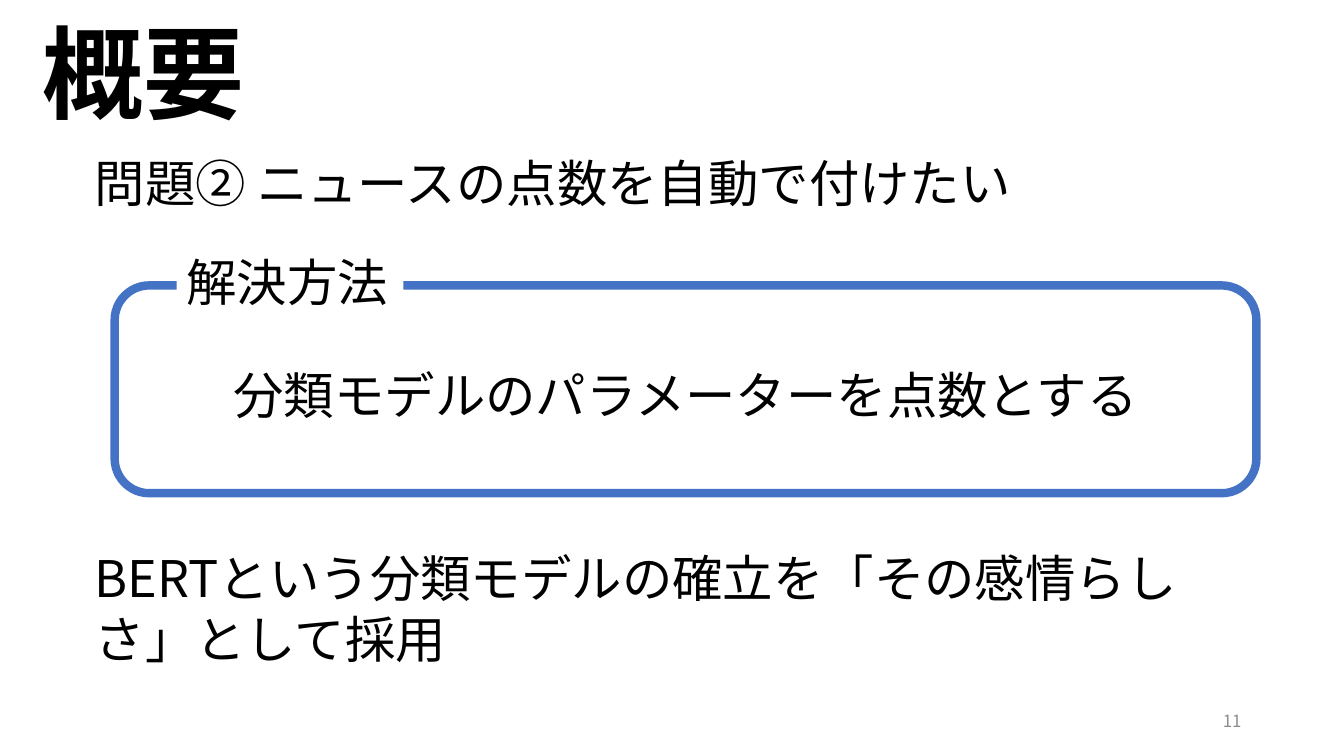
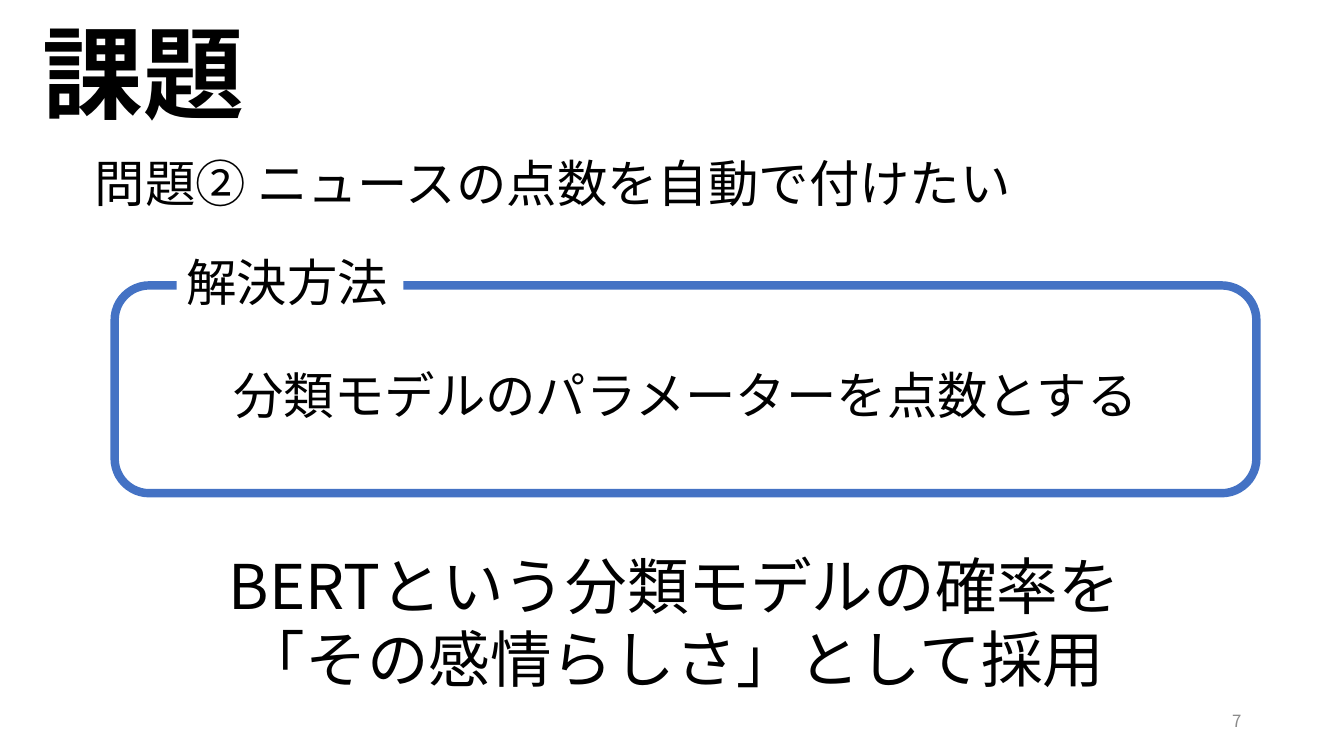
Before and after one commit to ryoww/PBL_stock, a slide deck: slide 7 of 最終報告.pptx (slide 11 before the commit). Drawn at 1344x756 pixels with LibreOffice and Linux fonts; fonts in the diff are those of the drawing. Boxes give left, top, right and bottom in pixels: in the first picture for what was removed or moved away, otherwise in the second. Text is boxed around its words. In the diff, an @@ line names an element or a change of style, - is before the commit and + after.

```diff
--- a/最終報告.pptx
+++ b/最終報告.pptx
@@ text at (43,28,245,121): text changed @@
-概要
+課題
@@ text at (229,556,1120,688): text changed; size 36 to 44 pt @@
-BERTという分類モデルの確立を「その感情らしさ」として採用
+BERTという分類モデルの確率を
+「その感情らしさ」として採用
@@ page number at (1232,715,1241,727): text changed @@
-11
+7
```
Also in this commit, not shown: 11 other slides changed, 6 slides added, 1 slide removed, 1 other file.
